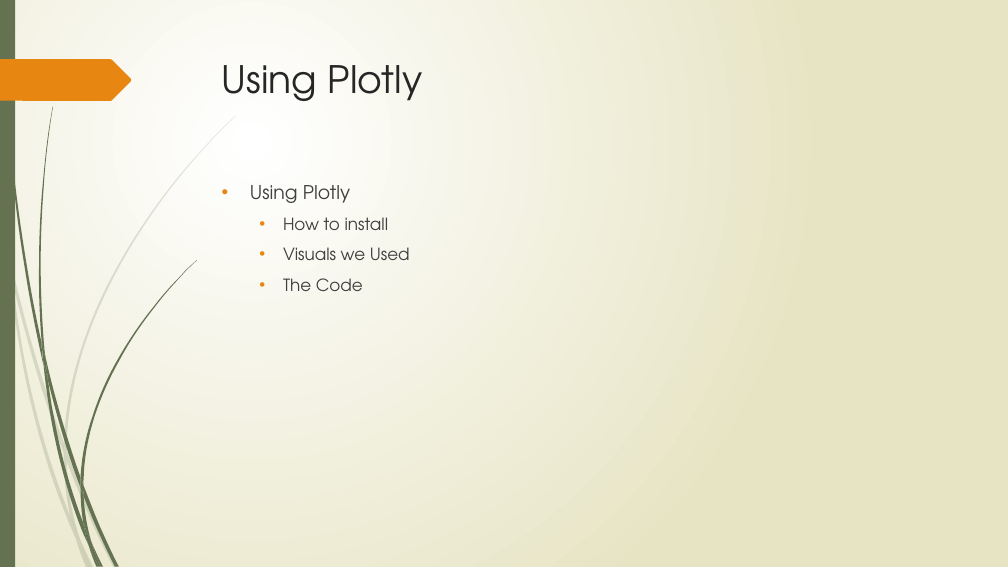
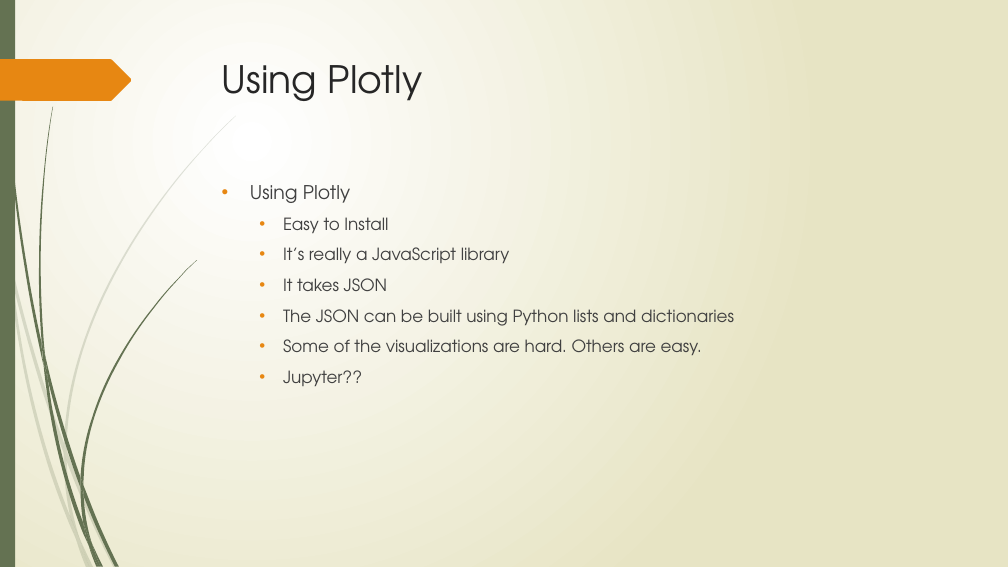
Before and after one commit to smartin25/pythonProject, a slide deck: slide 5 of Election Data Study.pptx. Drawn at 1008x567 pixels with LibreOffice and Linux fonts; fonts in the diff are those of the drawing. Boxes give left, top, right and bottom in pixels: in the first picture for what was removed or moved away, otherwise in the second. Text is boxed around its words. In the diff, an @@ line names an element or a change of style, - is before the commit and + after.

```diff
--- a/Election Data Study.pptx
+++ b/Election Data Study.pptx
@@ text at (x1=283, y1=217, x2=734, y2=386): text changed @@
-  • How to install
-  • Visuals we Used
-  • The Code
+  • Easy to Install
+  • It’s really a JavaScript library
+  • It takes JSON
+  • The JSON can be built using Python lists and dictionaries
+  • Some of the visualizations are hard. Others are easy.
+  • Jupyter??
```
Also in this commit, not shown: 4 other slides changed, 2 slides added.
